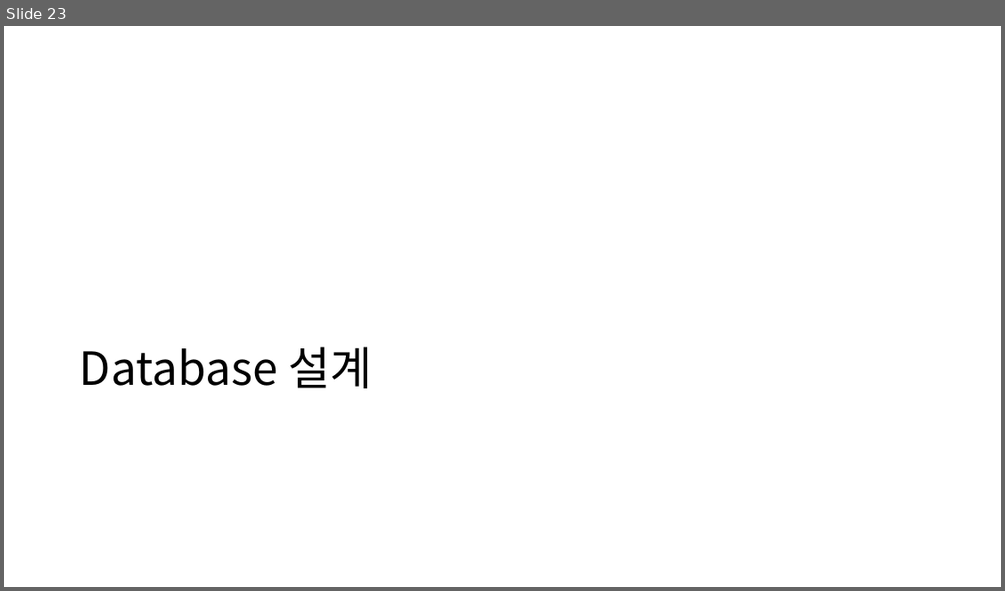
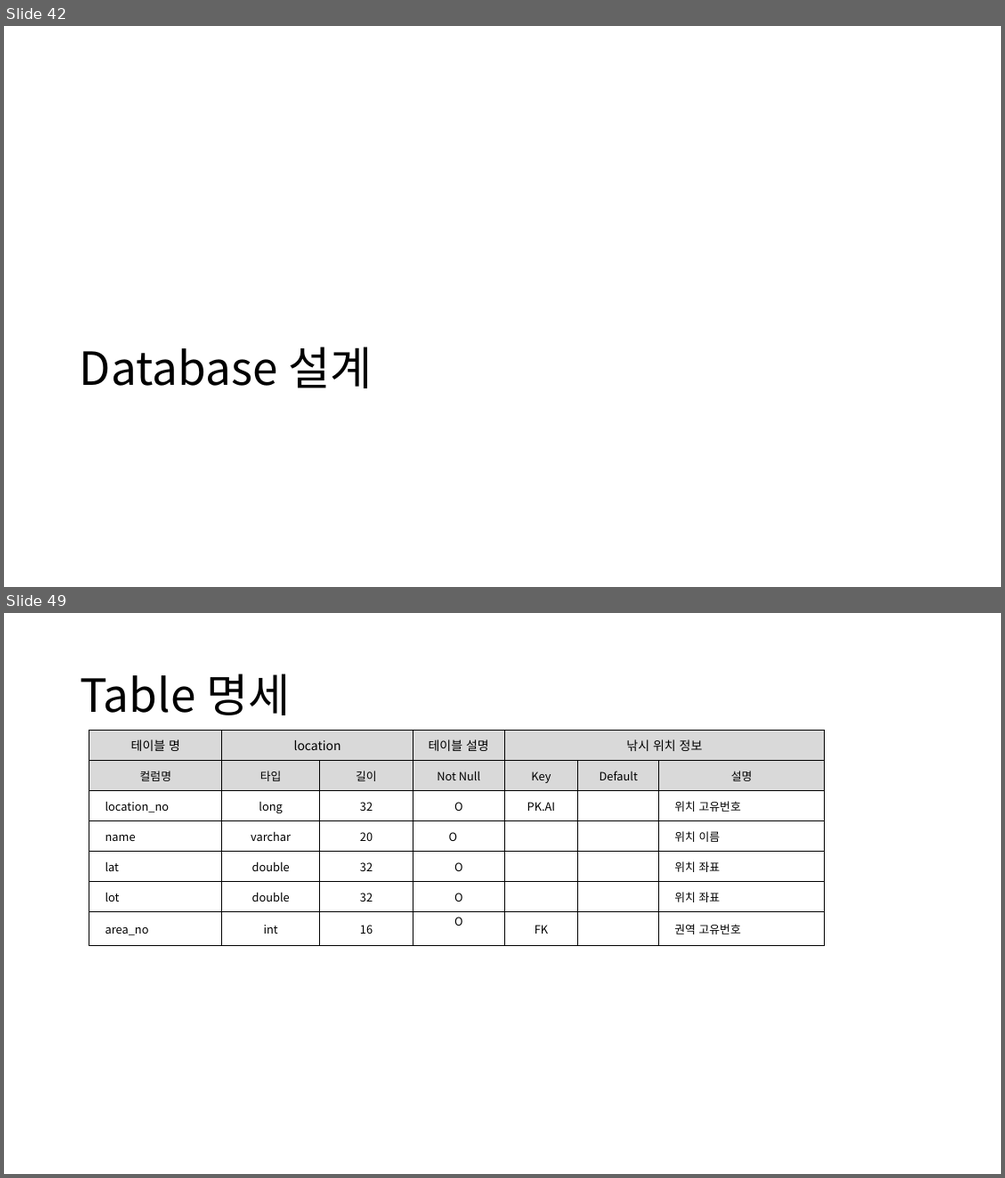
Before and after one commit to sujidaddy/workspace_miniproject, a slide deck: 미니프로젝트계획서제출용.pptx. Shown one above the other, each under a label of ours: slide 23 before the commit, slides 42 and 49 after it; the slides between them are not shown. The pictures are 1005x591 and 1005x1178 pixels, drawn with LibreOffice and Linux fonts; fonts in the diff are those of the drawing. Boxes give left, top, right and bottom in pixels: in the first picture for what was removed or moved away, otherwise in the second. Text is boxed around its words. In the diff, an @@ line names an element or a change of style, - is before the commit and + after.

Commit message:
REST API 명세 정리 DB 구성 정리 통신 API 적용 변경 카카오맵 처리 방식 변경 회원 가입 로직 추가 로그인 로직 추가

```diff
--- a/미니프로젝트계획서제출용.pptx
+++ b/미니프로젝트계획서제출용.pptx
@@ slide 49 added at box(4, 613, 1001, 1174), background #FFFFFF @@
@@ title added at box(80, 674, 290, 715), 44 pt, text #000000 @@
+Table 명세
@@ table added at box(89, 730, 825, 942), 7 rows, 7 columns @@
+테이블 명 | location |  | 테이블 설명 | 낚시 위치 정보 |  | 
+컬럼명 | 타입 | 길이 | Not Null | Key | Default | 설명
+location_no | long | 32 | O | PK.AI |  | 위치 고유번호
+name | varchar | 20 | O |  |  | 위치 이름
+lat | double | 32 | O |  |  | 위치 좌표
+lot | double | 32 | O |  |  | 위치 좌표
+area_no | int | 16 | O | FK |  | 권역 고유번호
@@ what was slide 23 is now slide 42 @@
```
Also in this commit, not shown: 4 slides changed, 26 other slides added, 20 other files.
